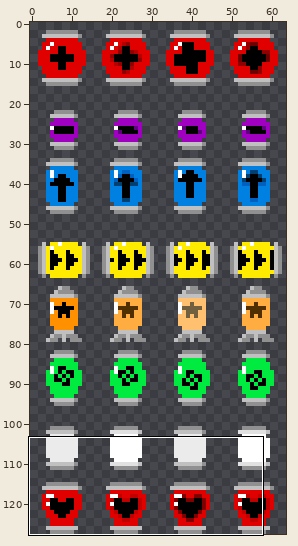
File history of a sprite sheet, Arena/image/powerup.png. The picture above shows the old version from afar; the outline marks the close-up.
Close-up. As it was:
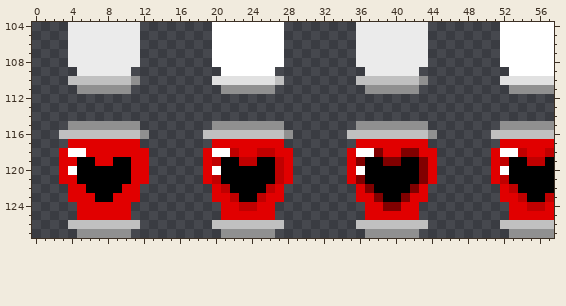
The file is 64x128 pixels. Shown: x 0..57, y 104..127. The commit also changed other parts of the picture, which this record leaves out.
The same view after the edit:
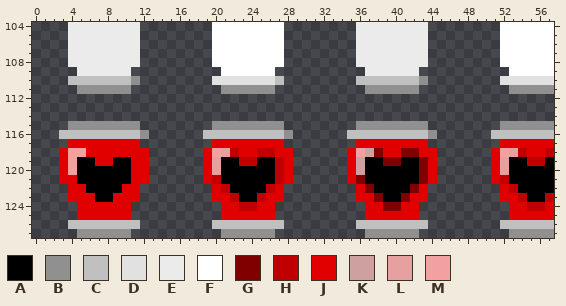
Palette (. is transparent): A #000000  B #909090  C #c0c0c0  D #e1e1e1  E #ebebeb  F #ffffff  G #800000  H #c00000  J #e10000  K #cfa0a0  L #e7a0a0  M #f3a0a0
What changed:
Changed rows in their new state; - is an unchanged pixel.
first column x 4:
118 MM--------------ML--------------MK--------------ML
119 M---------------L---------------K---------------L-
120 M---------------L---------------K---------------L-
Boxes around the changes in both close-ups, in picture pixels (x1, y1, x2, y2):
changed: (68, 148, 86, 175)
changed: (212, 148, 230, 175)
changed: (356, 148, 374, 175)
changed: (500, 148, 518, 175)
